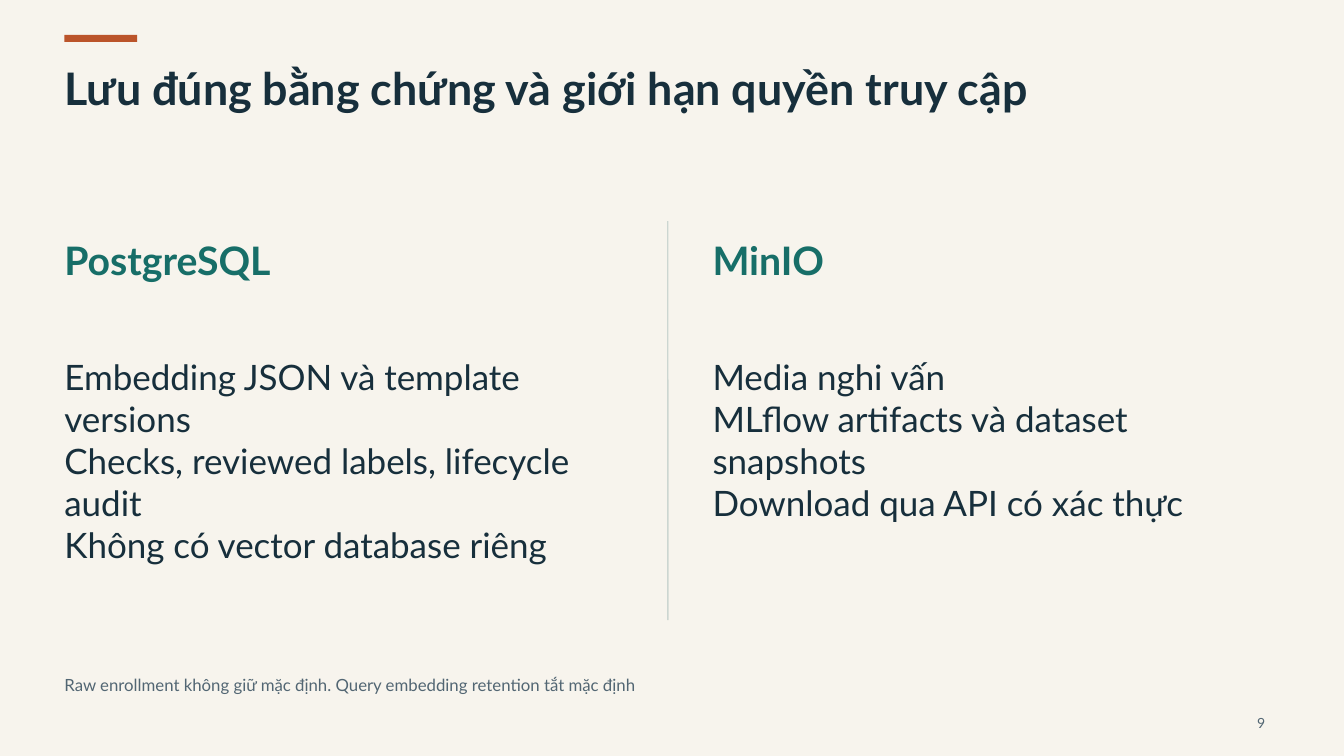
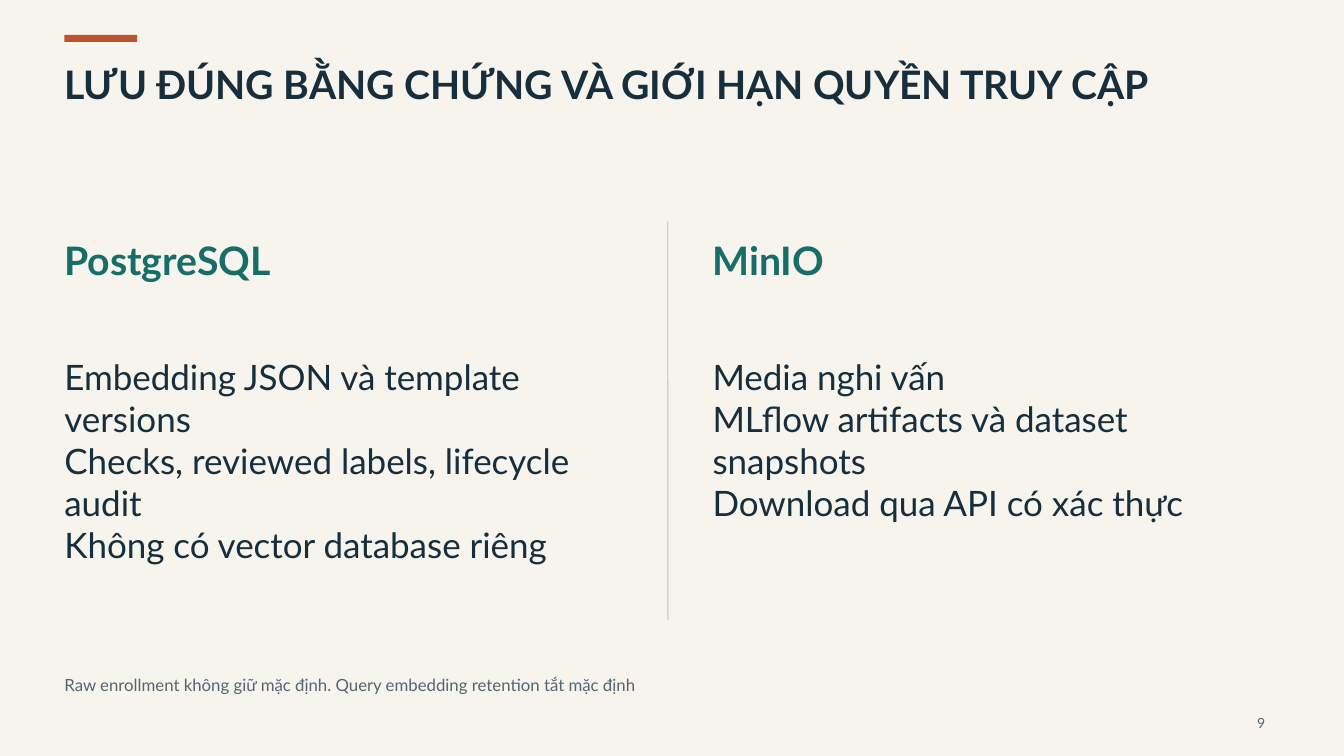
Before and after one commit to FSB-MSA36HN/DDM501-face-voice-proctoring, a slide deck: slide 9 of docs/presentation/DDM501_Defense_15p_Demo13p_QA10p.pptx. Drawn at 1344x756 pixels with LibreOffice and Linux fonts; fonts in the diff are those of the drawing. Boxes give left, top, right and bottom in pixels: in the first picture for what was removed or moved away, otherwise in the second. Text is boxed around its words. In the diff, an @@ line names an element or a change of style, - is before the commit and + after.

```diff
--- a/docs/presentation/DDM501_Defense_15p_Demo13p_QA10p.pptx
+++ b/docs/presentation/DDM501_Defense_15p_Demo13p_QA10p.pptx
@@ text at box(64, 65, 1148, 107): text changed; size 32 to 28 pt @@
-Lưu đúng bằng chứng và giới hạn quyền truy cập
+LƯU ĐÚNG BẰNG CHỨNG VÀ GIỚI HẠN QUYỀN TRUY CẬP
```
Also in this commit, not shown: 31 other slides changed, 2 other files.
